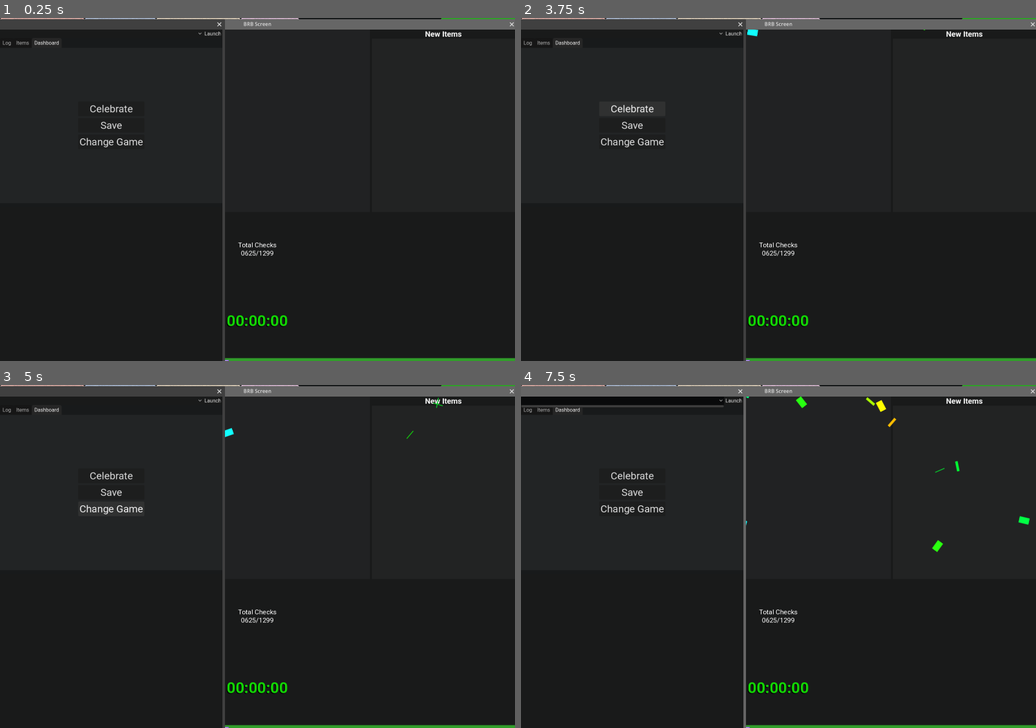
Above: before the commit, frames 1-4 (two rows, left to right).
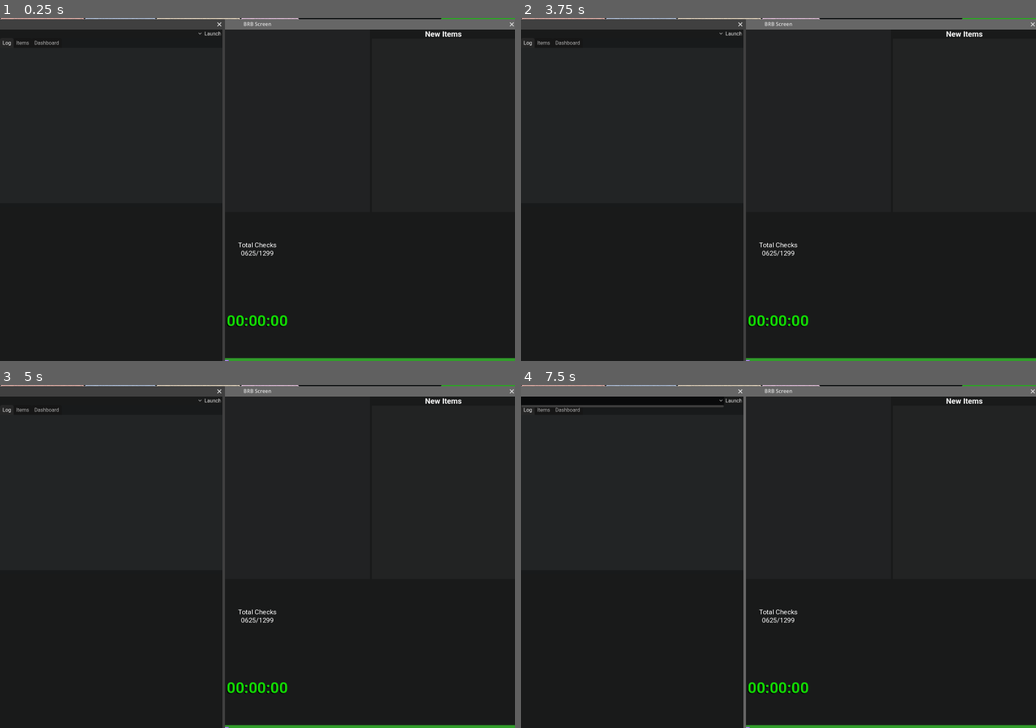
Above: after the commit, the same moments.

Repository: SimplyBLGDev/ArchipelagoCounter
Game: Godot game, scene res://Main.tscn
The game is run twice, just before and just after one commit, with the same random seed, the same clock (stepped at 60 frames per second) and the same inputs.
Inputs (mouse positions are in pixels of both pictures, inside the frame that each line leads up to):
- Up to frame 1 (0.25 s): no input
- Up to frame 2 (3.75 s): click "Launch" at 0.5 s; click "Launch" at 1.25 s; click (634, 107) at 2 s, where only the run before the commit has a clickable "Celebrate"; click (634, 141) at 2.75 s, where only the run before the commit has a clickable "Change Game"; click (634, 107) at 3.5 s, where only the run before the commit has a clickable "Celebrate"
- Up to frame 3 (5 s): click (113, 508) at 4.25 s, where only the run before the commit has a clickable "Change Game"
- Up to frame 4 (7.5 s): click "Launch" at 5 s; click (634, 474) at 5.75 s, where only the run before the commit has a clickable "Celebrate"; click (634, 508) at 6.5 s, where only the run before the commit has a clickable "Change Game"; click (624, 402) at 7.25 s

The runs differ from the first frame. In frame 1, 0.3% of the frame differs, in the area x 0-28%, y 6-38%; in frame 2, 0.3%; in frame 3, 0.4%; in frame 4, 0.5%, in the area x 0-99%, y 3-49%.
Error in both runs: Invalid access to property or key 'archipelago_connection_data' on a base object of type 'Nil'. (res://Counter/Counter.gd:57)

Commit message:
Fix individual games fetching incorrect check amount on startup

Diff:
--- a/Counter/Counter.gd
+++ b/Counter/Counter.gd
@@ -162,10 +162,11 @@
 
 		var item_id := int(item["item"])
 		var location_id := int(item["location"])
-
-		if not is_location_excluded(slot_id, location_id):
+		var sending_slot_id := int(item["player"])
+
+		if not is_location_excluded(sending_slot_id, location_id):
 			checks += 1
-			game_checks[get_slot_from_id(slot_id)] += 1
+			game_checks[get_slot_from_id(sending_slot_id)] += 1
 		get_item(slot_id, item_id)
 
 
--- a/Layouts/APHUD.tscn
+++ b/Layouts/APHUD.tscn
@@ -69,10 +69,9 @@
 [node name="TabContainer" type="TabContainer" parent="VBoxContainer/VSplitContainer" unique_id=1440085432]
 layout_mode = 2
 size_flags_vertical = 3
-current_tab = 2
+current_tab = 0
 
 [node name="Log" type="PanelContainer" parent="VBoxContainer/VSplitContainer/TabContainer" unique_id=855935934 node_paths=PackedStringArray("label")]
-visible = false
 layout_mode = 2
 size_flags_vertical = 3
 theme_override_styles/panel = SubResource("StyleBoxFlat_nv66w")
@@ -102,6 +101,7 @@
 layout_mode = 2
 
 [node name="Dashboard" type="PanelContainer" parent="VBoxContainer/VSplitContainer/TabContainer" unique_id=552491332]
+visible = false
 layout_mode = 2
 theme_override_styles/panel = SubResource("StyleBoxFlat_nv66w")
 metadata/_tab_index = 2
